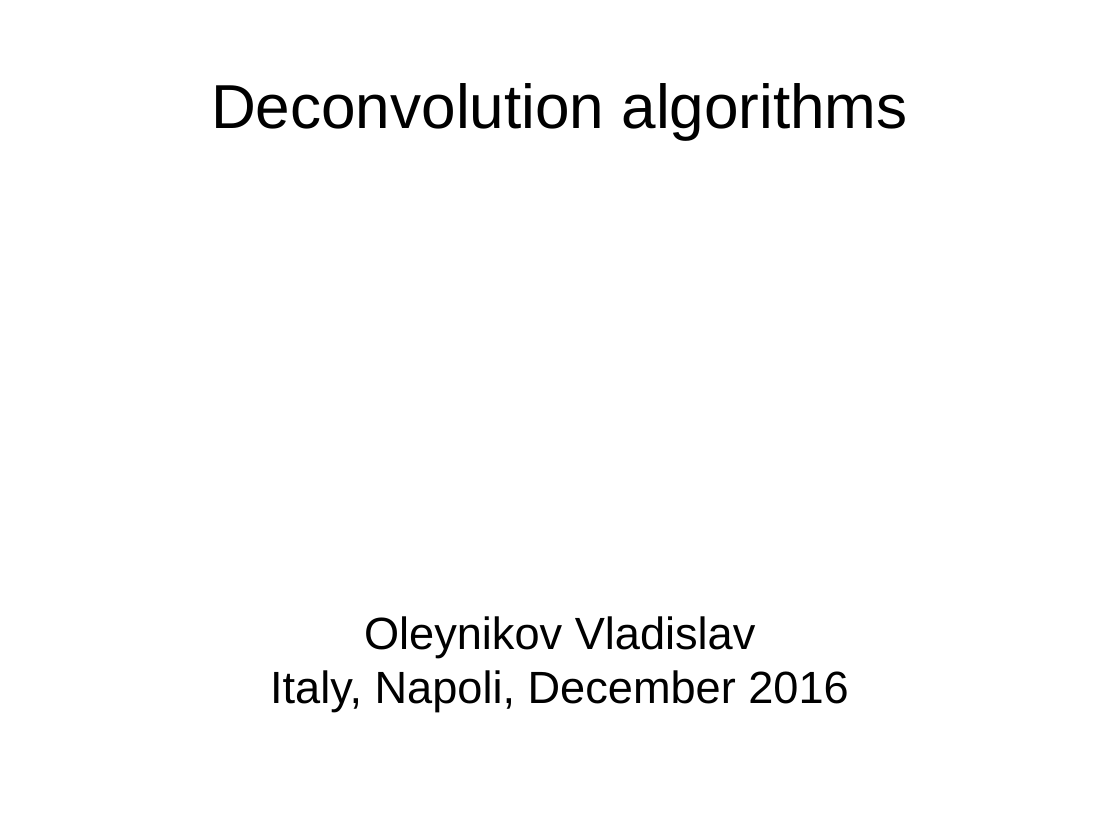
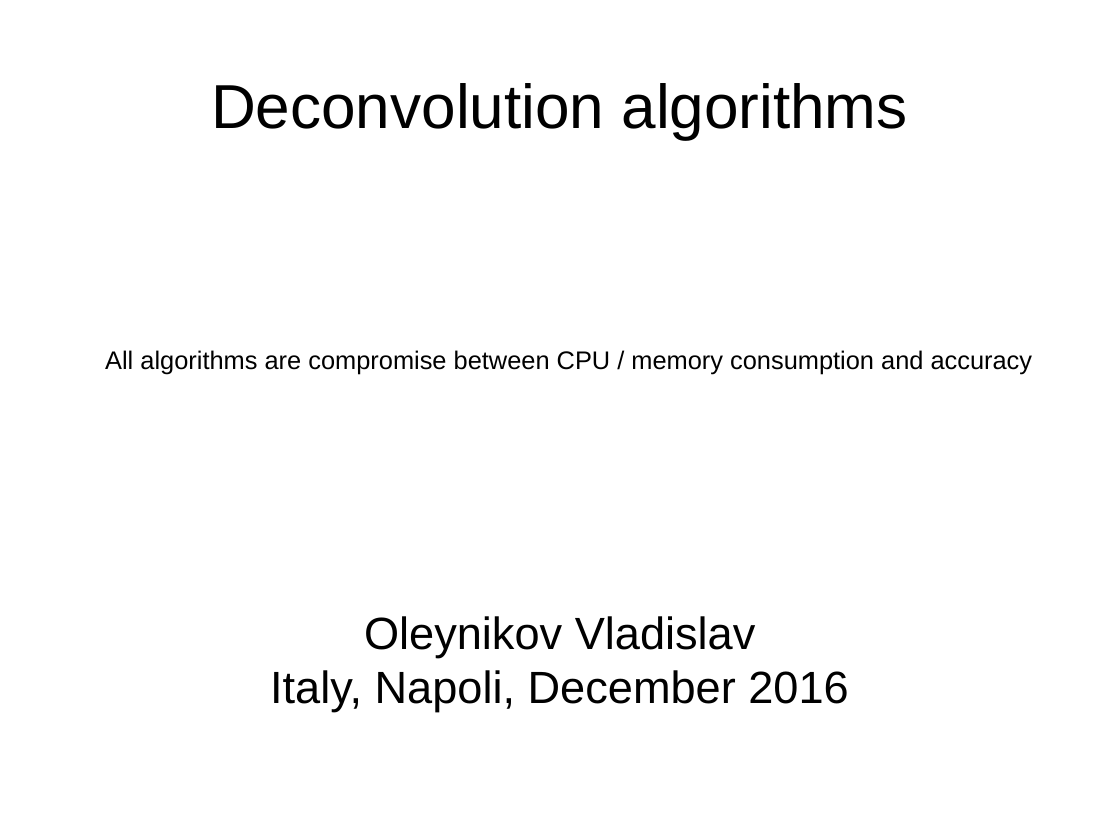
Before and after one commit to Vlad-ole/s1_fast_slow_separation_darkside, a slide deck: slide 1 of Presentation/Presentation_deconvolution_algorithms.odp. Drawn at 1120x840 pixels with LibreOffice and Linux fonts; fonts in the diff are those of the drawing. Boxes give left, top, right and bottom in pixels: in the first picture for what was removed or moved away, otherwise in the second. Text is boxed around its words. In the diff, an @@ line names an element or a change of style, - is before the commit and + after.

```diff
--- a/Presentation/Presentation_deconvolution_algorithms.odp
+++ b/Presentation/Presentation_deconvolution_algorithms.odp
@@ text added at (105, 350, 1033, 375), 18 pt, text #000000 @@
+All algorithms are compromise between CPU / memory consumption and accuracy
```
Also in this commit, not shown: 2 slides added, 1 slide removed, 41 other files.
